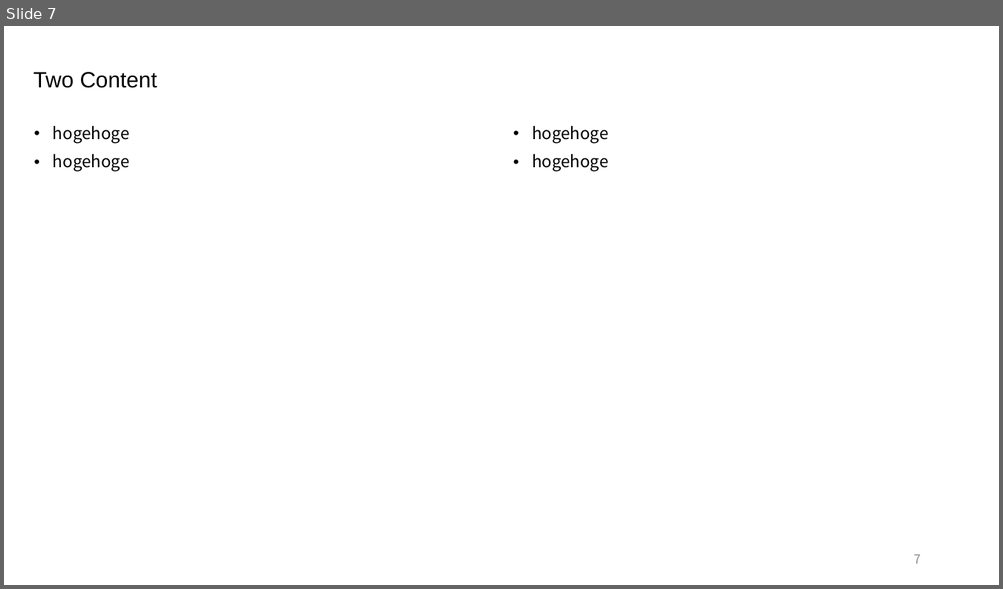
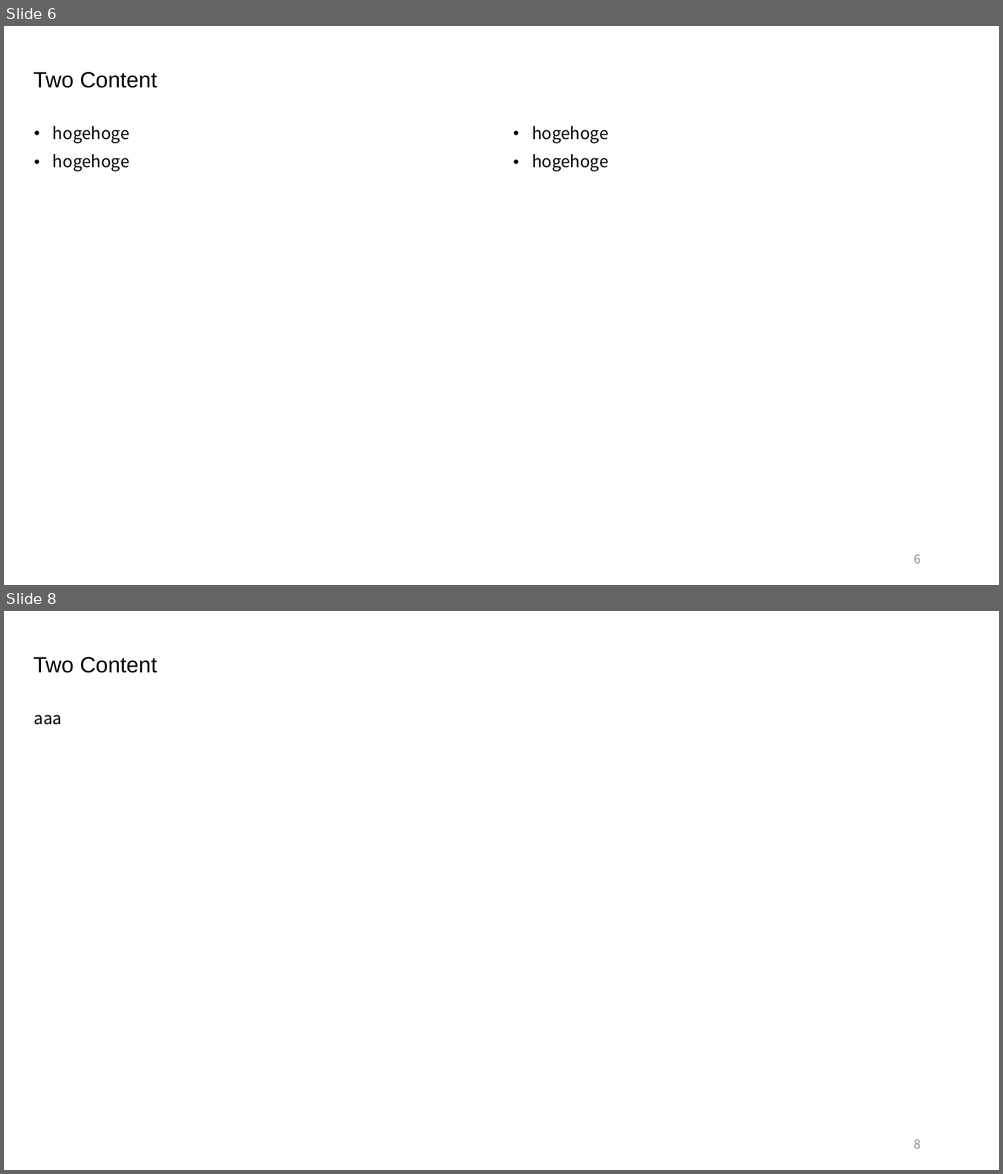
Before and after one commit to akmiccom/pandoc_test, a slide deck: pp/hoge.pptx. Shown one above the other, each under a label of ours: slide 7 before the commit, slides 6 and 8 after it; the slides between them are not shown. The pictures are 1003x589 and 1003x1174 pixels, drawn with LibreOffice and Linux fonts; fonts in the diff are those of the drawing; background and template pictures are left out. Boxes give left, top, right and bottom in pixels: in the first picture for what was removed or moved away, otherwise in the second. Text is boxed around its words. In the diff, an @@ line names an element or a change of style, - is before the commit and + after.

```diff
--- a/pp/hoge.pptx
+++ b/pp/hoge.pptx
@@ slide 8 added at (x1=4, y1=611, x2=999, y2=1170), background #FFFFFF @@
@@ title added at (x1=34, y1=657, x2=157, y2=673), 16 pt, text #000000 @@
+Two Content
@@ text added at (x1=34, y1=715, x2=62, y2=725), 12 pt, text #000000 @@
+aaa
@@ page number added at (x1=913, y1=1139, x2=920, y2=1149), 9 pt, text #8C8C8C @@
+8
@@ what was slide 7 is now slide 6 @@
@@ page number at (x1=913, y1=554, x2=920, y2=564): text changed @@
-7
+6
```
Also in this commit, not shown: 1 slide changed, 2 other files.
